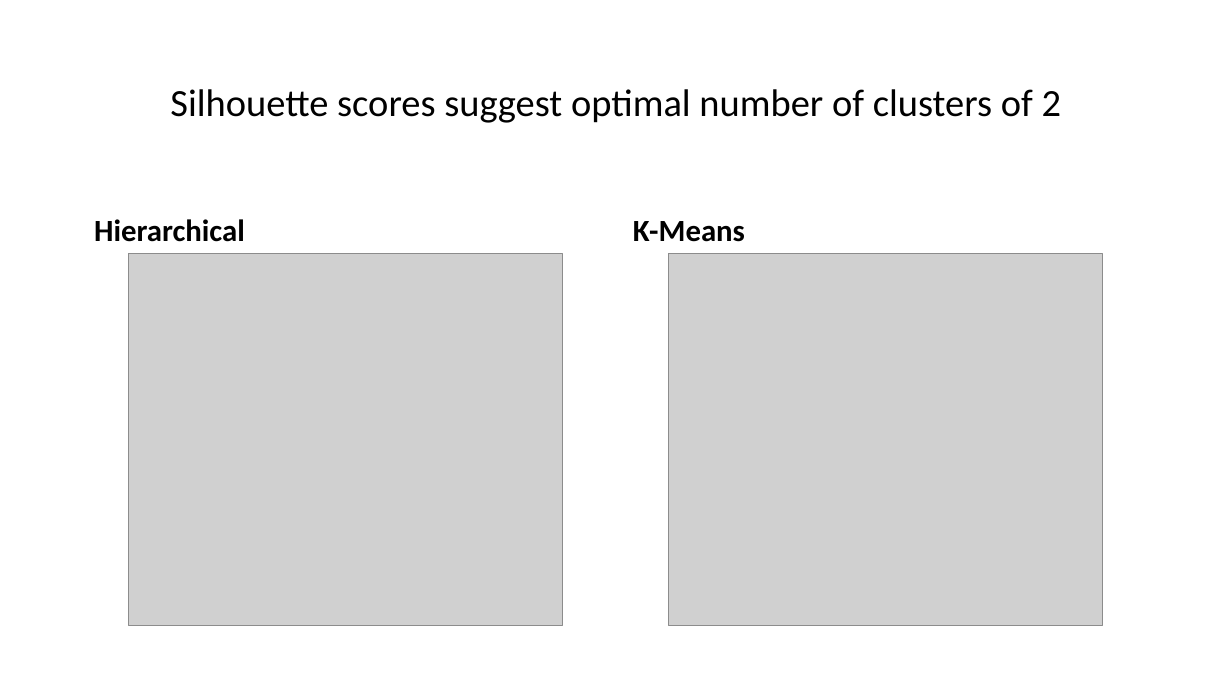
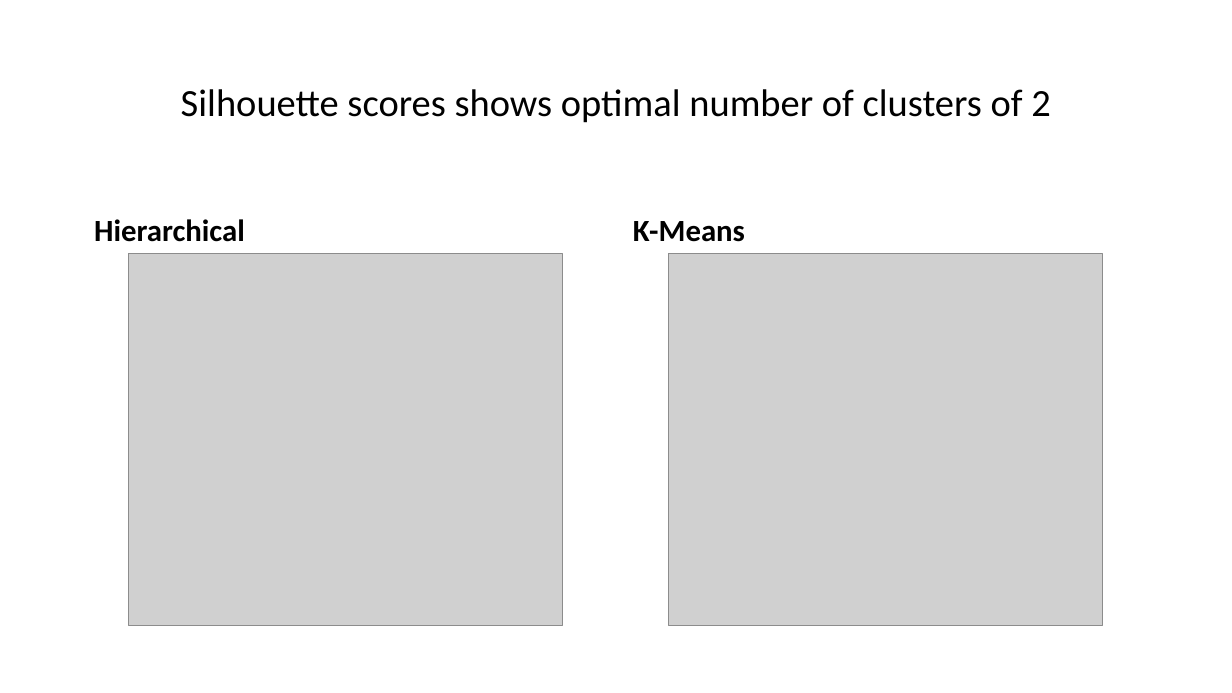
Before and after one commit to tliu-2/PROPPR, a slide deck: slide 7 of Presentation.pptx (slide 8 before the commit). Drawn at 1232x693 pixels with LibreOffice and Linux fonts; fonts in the diff are those of the drawing; grey boxes stand for pictures. Boxes give left, top, right and bottom in pixels: in the first picture for what was removed or moved away, otherwise in the second. Text is boxed around its words. In the diff, an @@ line names an element or a change of style, - is before the commit and + after.

```diff
--- a/Presentation.pptx
+++ b/Presentation.pptx
@@ title at (181, 89, 1050, 123): text changed @@
-Silhouette scores suggest optimal number of clusters of 2
+Silhouette scores shows optimal number of clusters of 2
```
Also in this commit, not shown: 7 other slides changed, 2 slides added, 2 slides removed, 18 other files.
